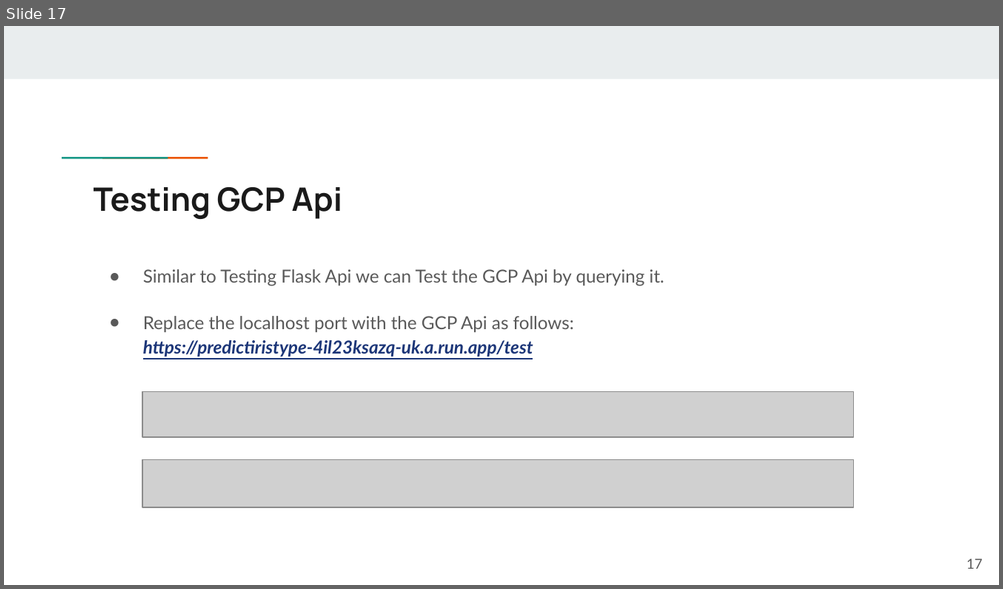
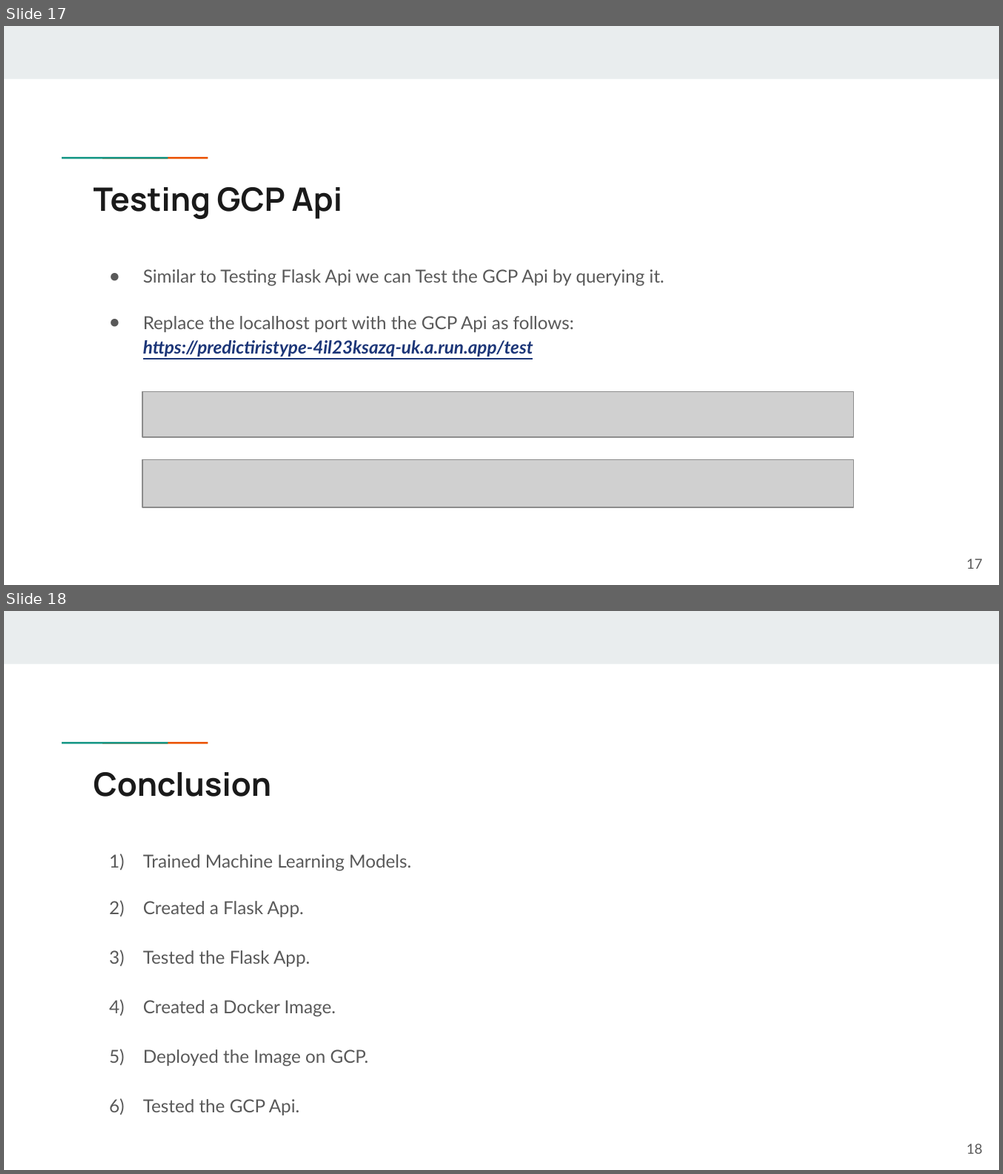
Before and after one commit to NikhilNandoskar/Iris-on-GCP, a slide deck: Iris on GCP/IRIS WEBAPP.pptx. Shown one above the other, each under a label of ours: slide 17 before the commit, slides 17 and 18 after it. The pictures are 1003x589 and 1003x1174 pixels, drawn with LibreOffice and Linux fonts; fonts in the diff are those of the drawing; grey boxes stand for pictures. Boxes give left, top, right and bottom in pixels: in the first picture for what was removed or moved away, otherwise in the second. Text is boxed around its words. In the diff, an @@ line names an element or a change of style, - is before the commit and + after.

```diff
--- a/Iris on GCP/IRIS WEBAPP.pptx
+++ b/Iris on GCP/IRIS WEBAPP.pptx
@@ slide 18 added at box(4, 611, 999, 1170), background #FFFFFF; not listed: 3 template elements that a slide beside it also shows @@
@@ title added at box(94, 772, 272, 797), 23.4 pt, text #1A1A1A, bold @@
+Conclusion
@@ text added at box(143, 854, 411, 1116), 13 pt, text #595959 @@
+1) Trained Machine Learning Models.
+2) Created a Flask App.
+3) Tested the Flask App.
+4) Created a Docker Image.
+5) Deployed the Image on GCP.
+6) Tested the GCP Api.
@@ page number added at box(966, 1144, 982, 1154), 10 pt, text #595959 @@
+18
```
Also in this commit, not shown: 3 slides changed.
